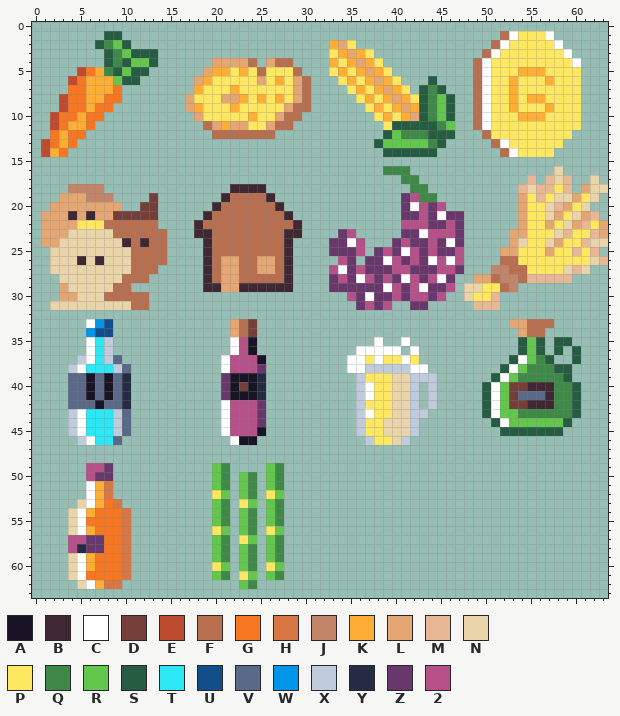
Two states of a pixel-art file, assets/raw/icons.aseprite. Above is the file before it was changed.
64x64 pixels, 1 frame.
Palette (. is transparent): A #181425  B #3f2832  C #ffffff  D #743f39  E #be4a2f  F #b86f50  G #f77622  H #d87644  J #c28569  K #feae34  L #e4a672  M #e8b796  N #ead4aa  P #fee761  Q #3e8948  R #63c74d  S #265c42  T #2ce8f5  U #124e89  V #5a6988  W #0095e9  X #c0cbdc  Y #262b44  Z #68386c  2 #b55088
Pixels before (only the part around the change), first column x 24:
45 2A..........XPPNNNX.........SSSSSSS
46 A............XPPNX.................
47 ...................................
48 ...................................
49 ..RQ...............................
50 Q.RQ...............................
51 Q.RQ...............................
52 Q.PR...............................
53 R.RQ...............................
54 Q.RQ...............................
55 Q.RQ...............................
56 Q.PR...............................
57 R.RQ...............................
58 Q.RQ...............................
59 Q.RQ...............................
60 Q.PR...............................
61 R.RQ...............................
62 Q..................................
63 ...................................
Now the later version:
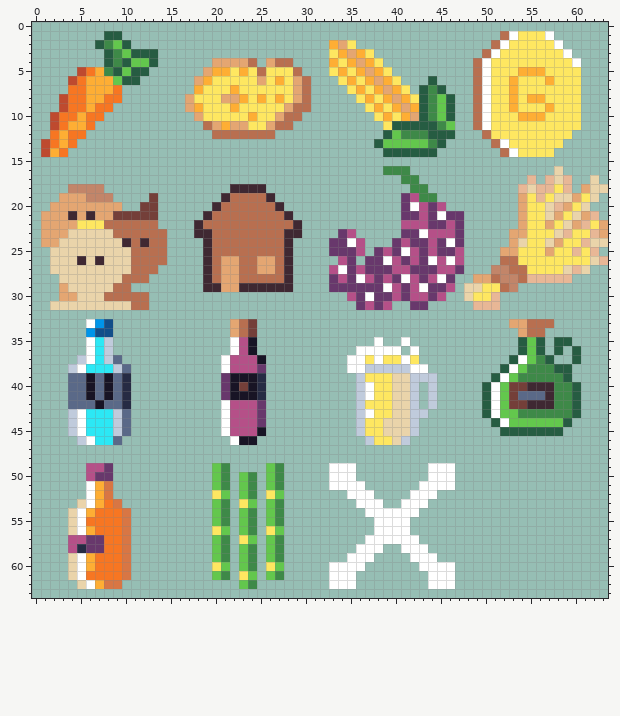
Edits made:
Changed rows in their new state; - is an unchanged pixel.
first column x 33:
49 CCC--------CCC
50 CCC--------CCC
51 CCCC------CCCC
52 --CCC----CCC--
53 ---CCC--CCC---
54 ----CCCCCC----
55 -----CCCC-----
56 -----CCCC-----
57 ----CCCCCC----
58 ---CCC--CCC---
59 --CCC----CCC--
60 CCCC------CCCC
61 CCC--------CCC
62 CCC--------CCC
